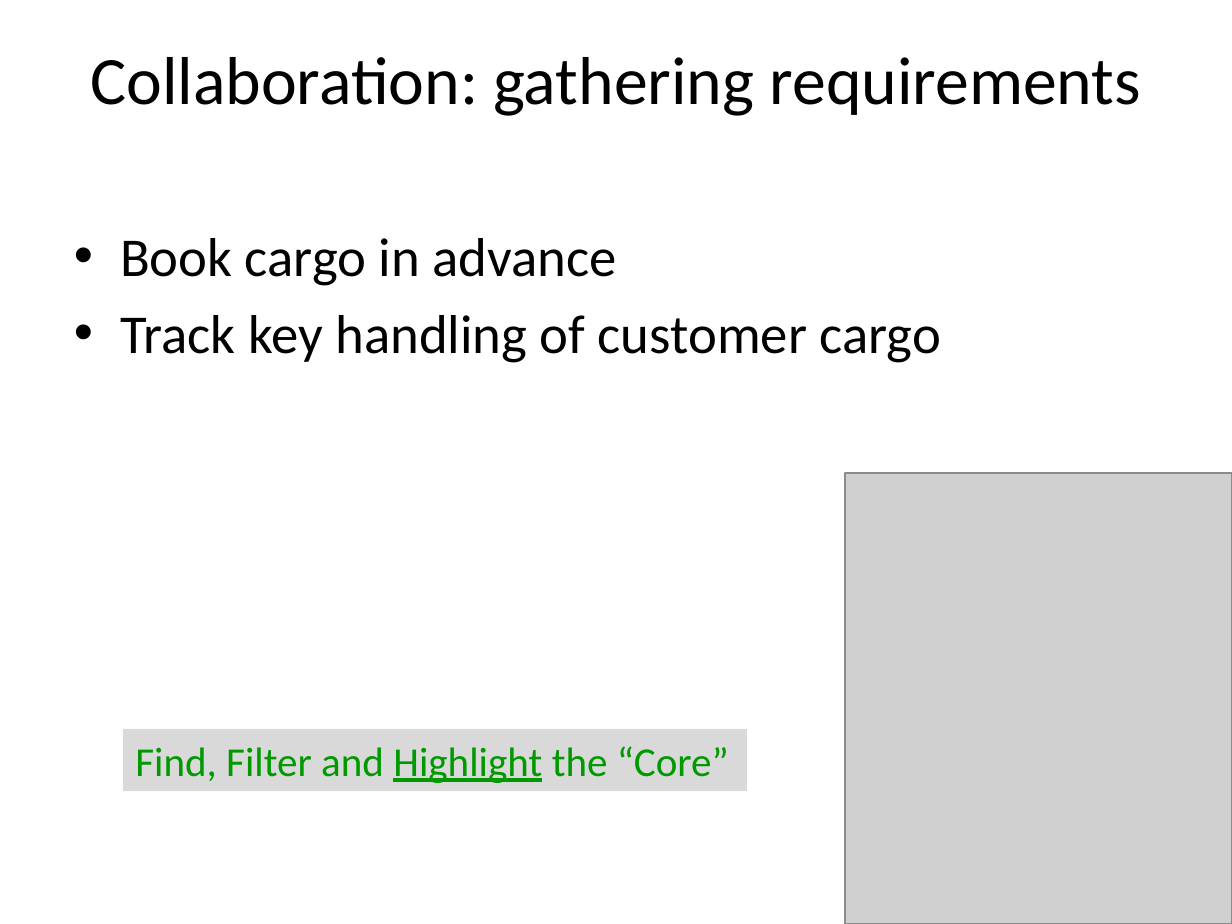
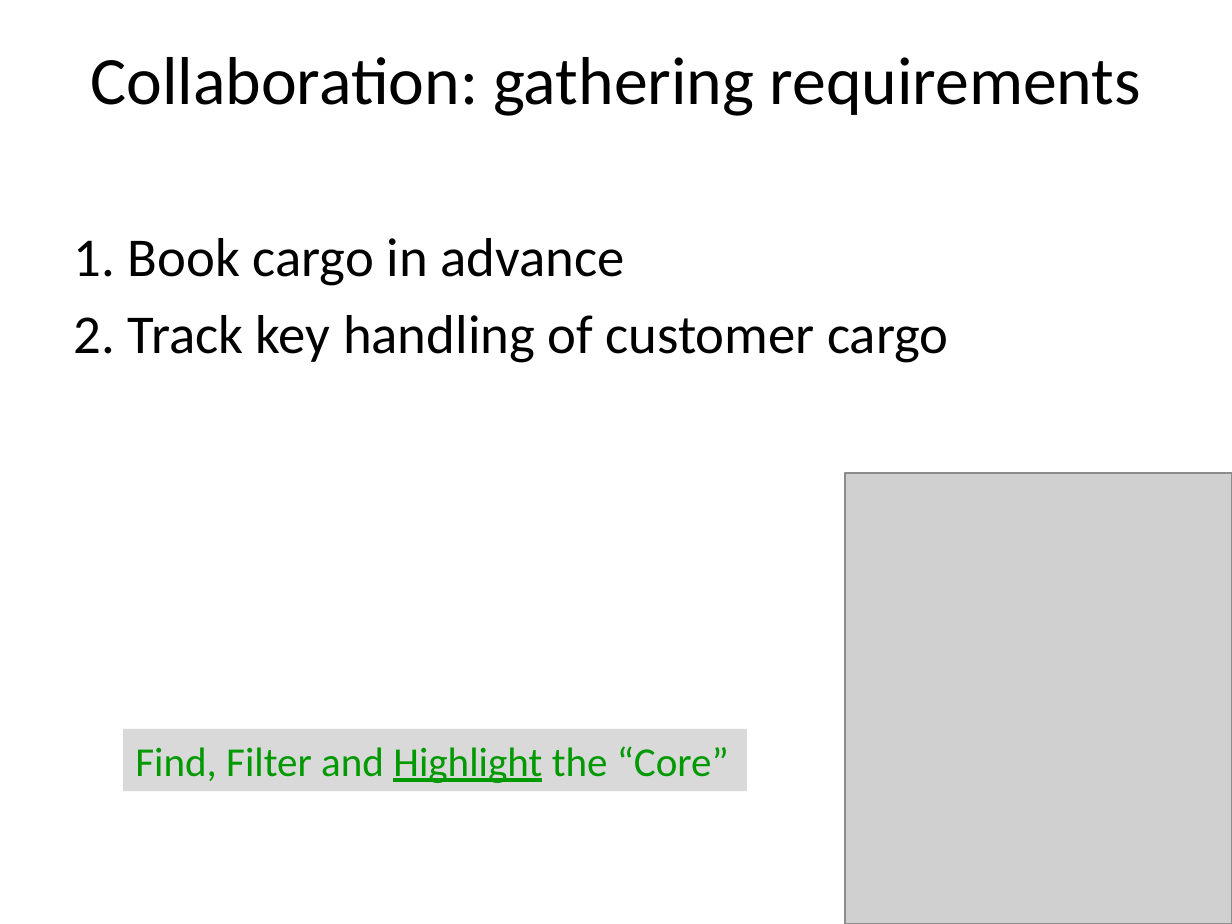
Before and after one commit to arturtv/dddpresentation, a slide deck: slide 35 of Domain-DrivenDesign.A.Trosin.pptx. Drawn at 1232x924 pixels with LibreOffice and Linux fonts; fonts in the diff are those of the drawing; grey boxes stand for pictures. Boxes give left, top, right and bottom in pixels: in the first picture for what was removed or moved away, otherwise in the second. Text is boxed around its words. In the diff, an @@ line names an element or a change of style, - is before the commit and + after.

```diff
--- a/Domain-DrivenDesign.A.Trosin.pptx
+++ b/Domain-DrivenDesign.A.Trosin.pptx
@@ text at (x1=74, y1=238, x2=949, y2=363): text changed @@
-• Book cargo in advance
-• Track key handling of customer cargo
+1. Book cargo in advance
+2. Track key handling of customer cargo
```
Also in this commit, not shown: 1 slide added, 1 slide removed.
